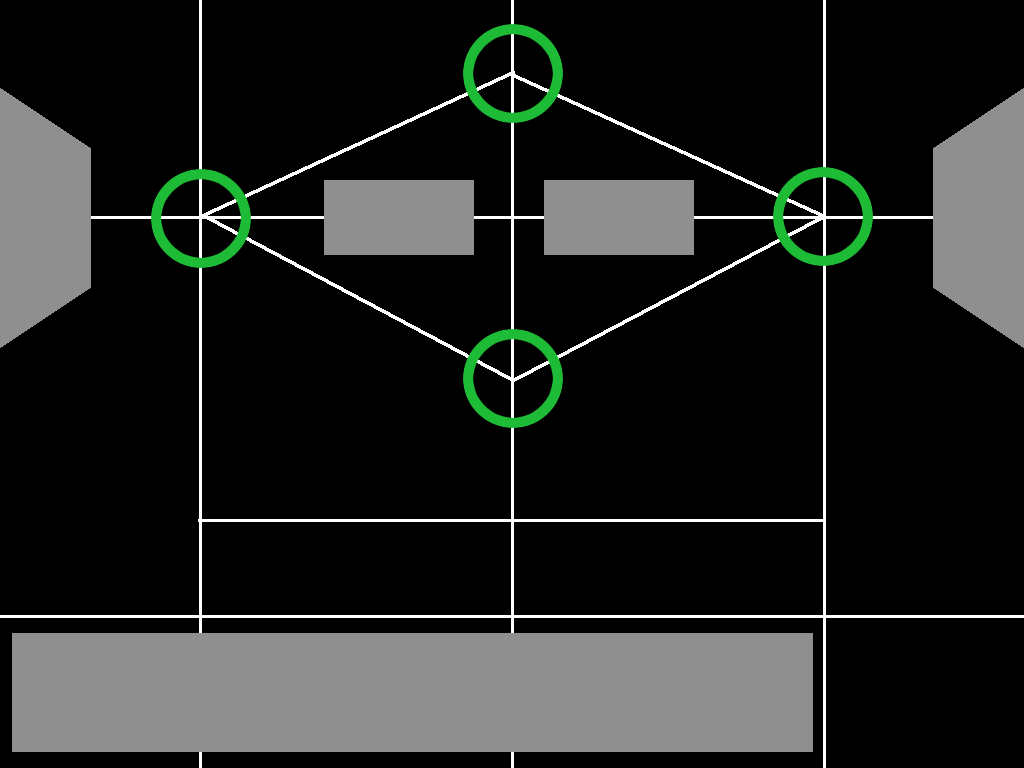
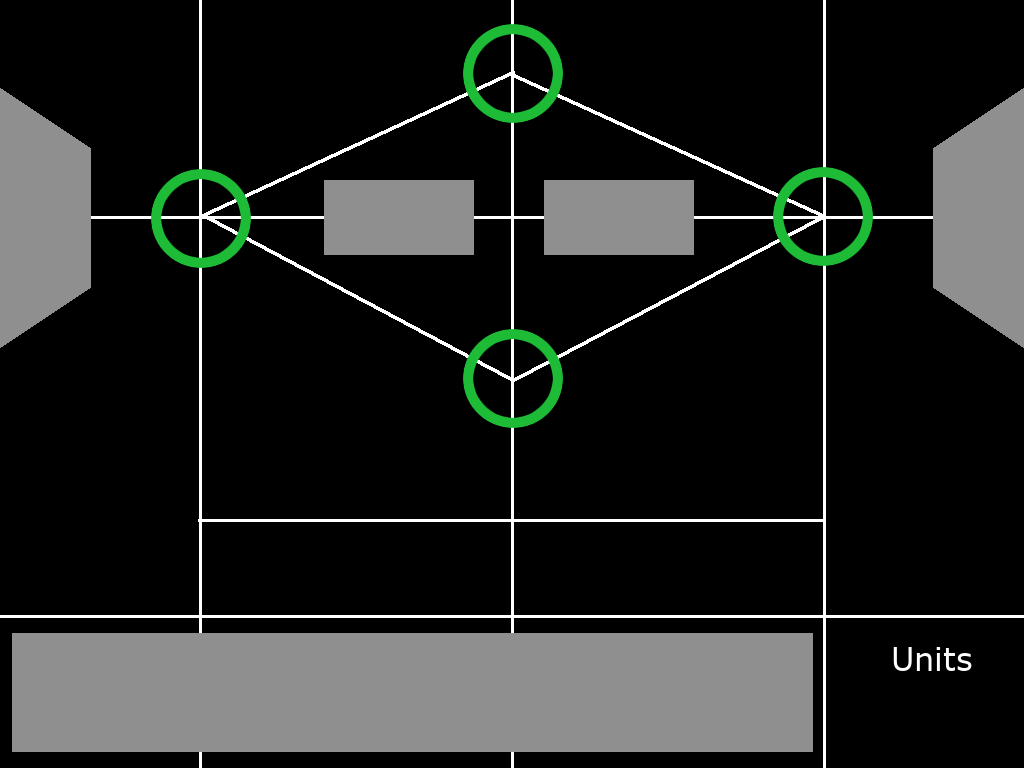
The second 1024×768 image is a revision of the first. Changes to its layers:
added layer "Units" above "Aufteilung" over box(893, 647, 972, 671)
